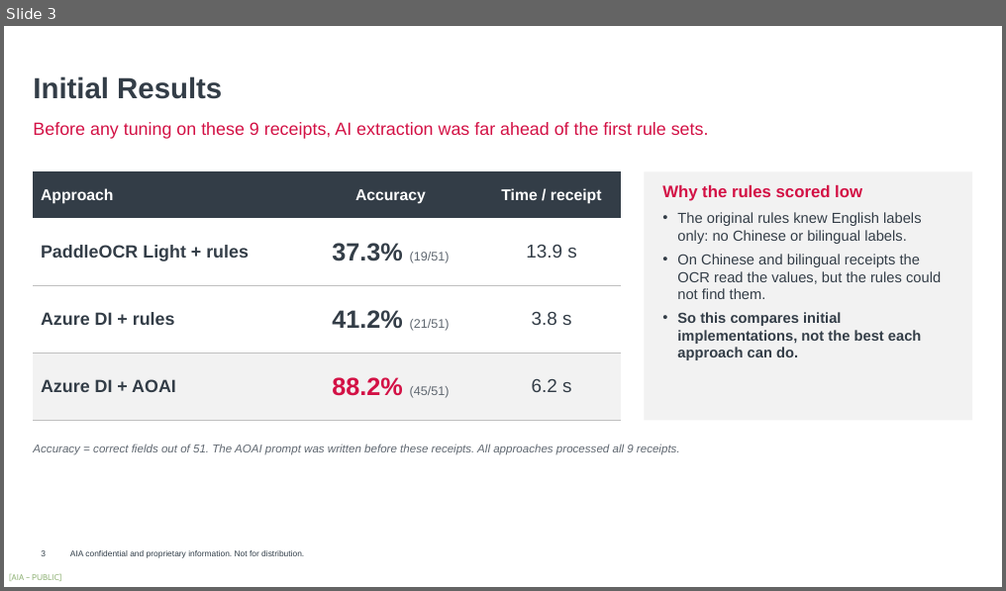
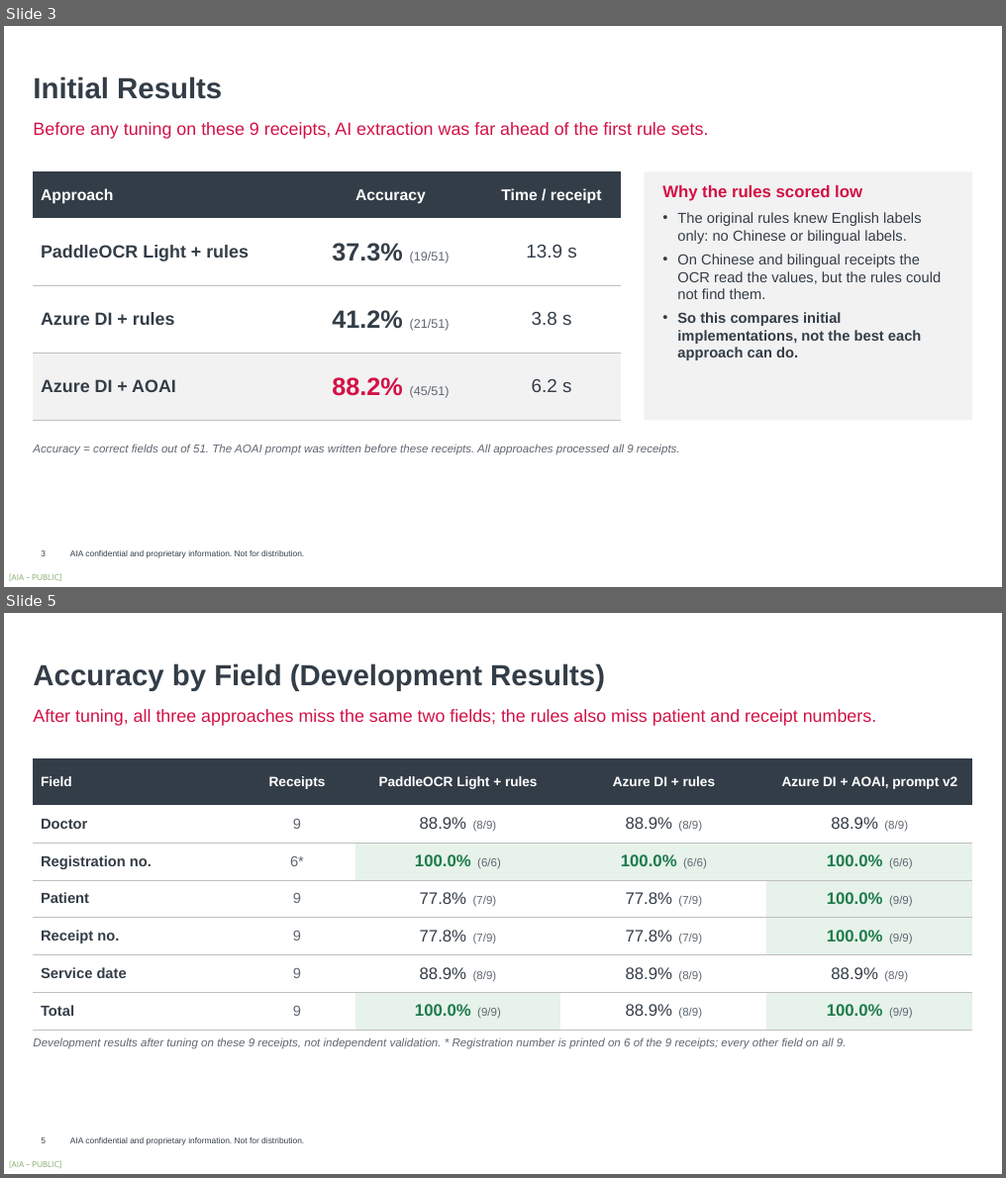
Before and after one commit to harrysokool/playground, a slide deck: ppt/ocr_benchmark/current/OCR_Benchmark_V3.pptx. Shown one above the other, each under a label of ours: slide 3 before the commit, slides 3 and 5 after it; the slides between them are not shown. The pictures are 1006x591 and 1006x1178 pixels, drawn with LibreOffice and Linux fonts; fonts in the diff are those of the drawing; background and template pictures are left out. Boxes give left, top, right and bottom in pixels: in the first picture for what was removed or moved away, otherwise in the second. Text is boxed around its words. In the diff, an @@ line names an element or a change of style, - is before the commit and + after.

```diff
--- a/ppt/ocr_benchmark/current/OCR_Benchmark_V3.pptx
+++ b/ppt/ocr_benchmark/current/OCR_Benchmark_V3.pptx
@@ slide 5 added at (x1=4, y1=613, x2=1002, y2=1174), background #FFFFFF; not listed: 2 template elements that a slide beside it also shows @@
@@ text added at (x1=33, y1=663, x2=605, y2=690), 28 pt, text #333D47, bold @@
+Accuracy by Field (Development Results)
@@ text added at (x1=33, y1=709, x2=877, y2=726), 17 pt, text #D31145 @@
+After tuning, all three approaches miss the same two fields; the rules also miss patient and receipt numbers.
@@ table added at (x1=33, y1=759, x2=973, y2=1030), 7 rows, 5 columns @@
+Field | Receipts | PaddleOCR Light + rules | Azure DI + rules | Azure DI + AOAI, prompt v2
+Doctor | 9 | 88.9% (8/9) | 88.9% (8/9) | 88.9% (8/9)
+Registration no. | 6* | 100.0% (6/6) | 100.0% (6/6) | 100.0% (6/6)
+Patient | 9 | 77.8% (7/9) | 77.8% (7/9) | 100.0% (9/9)
+Receipt no. | 9 | 77.8% (7/9) | 77.8% (7/9) | 100.0% (9/9)
+Service date | 9 | 88.9% (8/9) | 88.9% (8/9) | 88.9% (8/9)
+Total | 9 | 100.0% (9/9) | 88.9% (8/9) | 100.0% (9/9)
@@ text added at (x1=33, y1=1038, x2=846, y2=1050), 11 pt, text #5F6770, italic @@
+Development results after tuning on these 9 receipts, not independent validation. * Registration number is printed on 6 of the 9 receipts; every other field on all 9.
@@ page number added at (x1=41, y1=1138, x2=46, y2=1144), 8 pt, text #303D48 @@
+5
```
Also in this commit, not shown: 2 slides changed, 1 other slide added, 16 other files.
